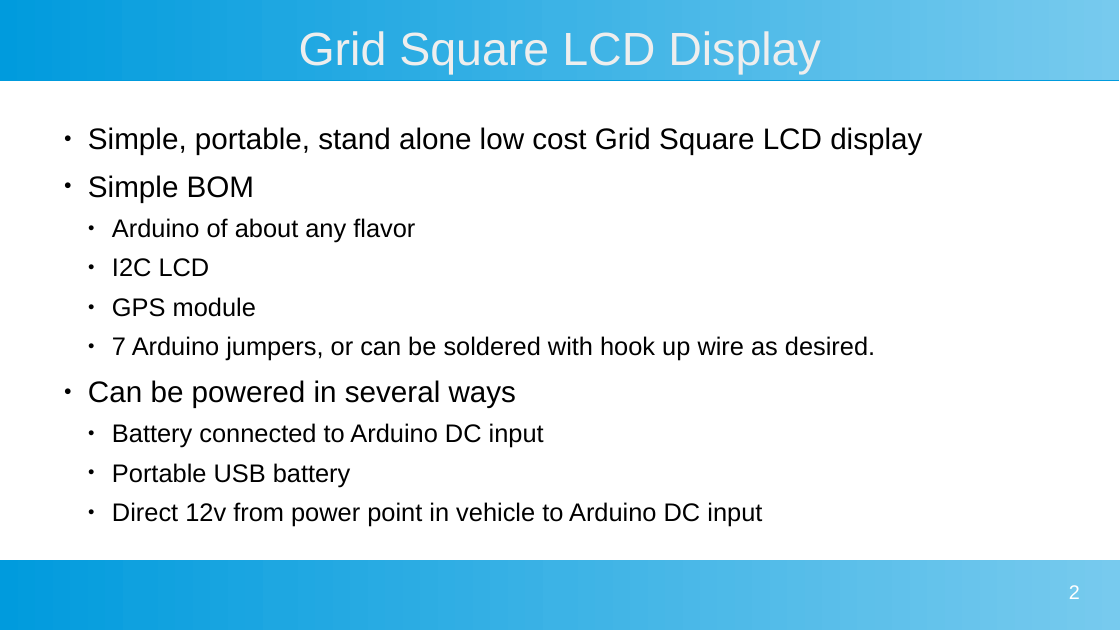
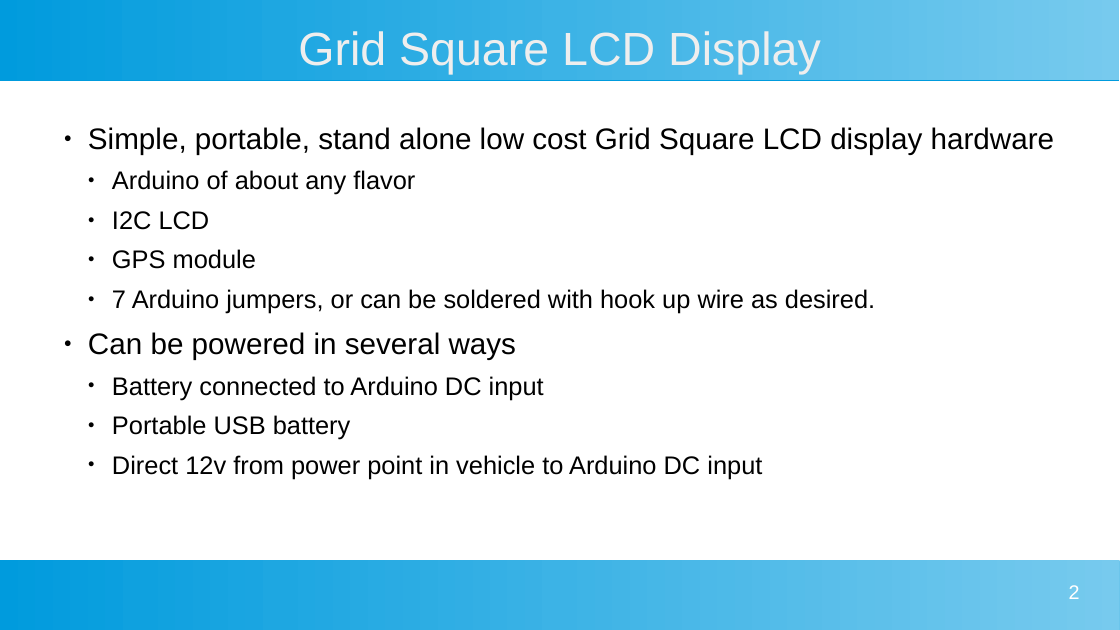
Before and after one commit to bpguy/gps_grid_sq_lcd, a slide deck: slide 2 of Grid_Square_LCD.pptx. Drawn at 1120x630 pixels with LibreOffice and Linux fonts; fonts in the diff are those of the drawing. Boxes give left, top, right and bottom in pixels: in the first picture for what was removed or moved away, otherwise in the second. Text is boxed around its words. In the diff, an @@ line names an element or a change of style, - is before the commit and + after.

```diff
--- a/Grid_Square_LCD.pptx
+++ b/Grid_Square_LCD.pptx
@@ text at [88,127,1055,155]: text changed @@
-  ● Simple, portable, stand alone low cost Grid Square LCD display
-  ● Simple BOM
+  ● Simple, portable, stand alone low cost Grid Square LCD display hardware
```
Also in this commit, not shown: 3 other slides changed, 5 slides added, 9 other files.
